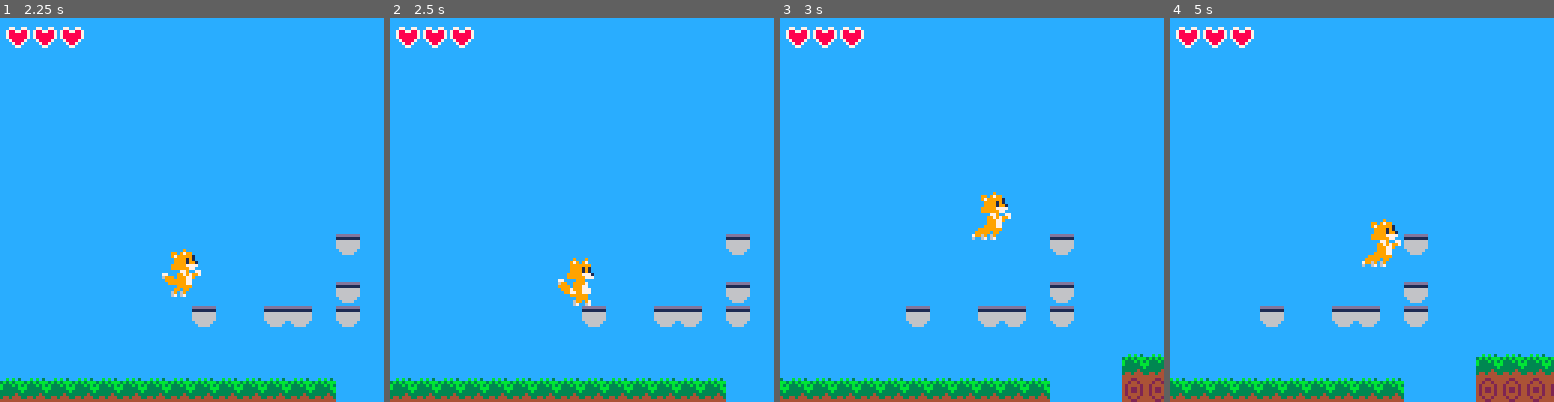
Above: before the commit, frames 1-4 (left to right).
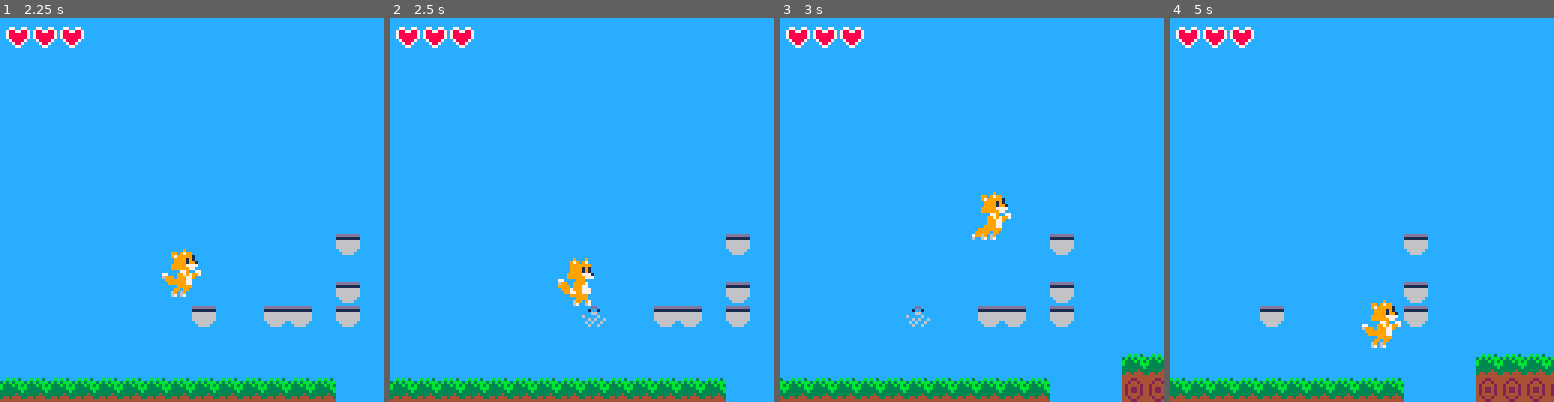
Above: after the commit, the same moments.

Repository: cervantvfr/tatras-pico-8
Game: PICO-8 cartridge tatras-pico-8.p8
Two runs of this game, one before a commit and one after it. Both use one fixed random seed, a clock stepped at 60 frames per second and the inputs below.
Inputs:
- Up to frame 1 (2.25 s): tap X (X key) at 0.33, 1.07, 1.85 s; tap O (Z key) at 0.7, 1.7, 2.1 s; hold Right 1.6-2.1 s; hold Up from 2.15 s (still down)
- Up to frame 2 (2.5 s): release Up at 2.42 s; hold Right from 2.47 s (still down)
- Up to frame 3 (3 s): keep holding Right; tap O (Z key) at 2.5, 2.9 s; tap X (X key) at 2.97 s
- Up to frame 4 (5 s): release Right at 3.03 s; hold Left 3.08-3.58 s; tap O (Z key) every 0.4 s from 3.3 to 4.9 s; hold Down 3.63-3.97 s; hold Right 4.02-4.68 s; tap X (X key) at 4.08 s; hold Up from 4.73 s (still down)

Frame 1 is identical in both runs. In frame 2, 0.2% of the frame differs, in the area x 50-57%, y 75-81%; in frame 3, 0.2%; in frame 4, 1.8%, in the area x 42-61%, y 52-86%.

Commit message:
Increase ledge break timer from 1 to 7 frames

Diff:
--- a/tatras-pico-8.p8
+++ b/tatras-pico-8.p8
@@ -89,7 +89,7 @@
 	local by=player.y+player.hy+1
 	local fr=ledge_anim.fr
 	if ledge_hit(l,bx,by,player.hw,player.hh) then
-		l.t+=1
+		l.t+=7
 		if l.t>=fr*(#ledge_anim+1) then
 			ledge_break(l)
 			return
